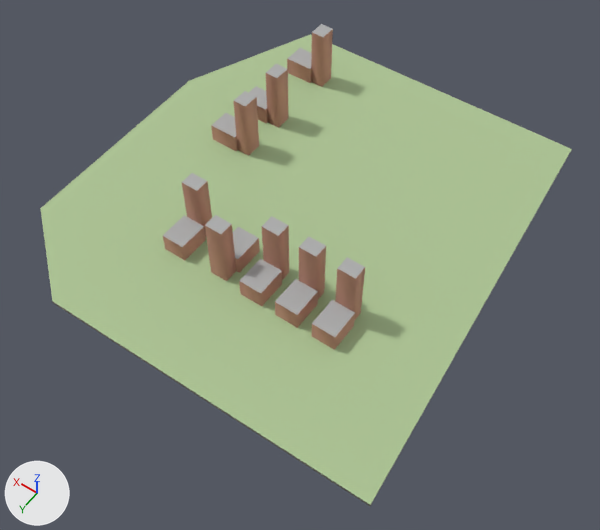
What one commit did to the glTF model godot_project/remake/sky/islands/SKY-040.lod2.glb.
The view is the same before and after, from a 50 mm camera at (-180.0, 258.0, 355.0) aimed at (-6.0, 14.0, -28.0). The lights are fixed; the arrows at lower left show +X, +Y and +Z. The older version comes first.

The scene before the commit, as lines of its bpy script (objects in view):
```python
me_buildings = bpy.data.meshes.new('buildings')
me_buildings.from_pydata(...)  # 128 vertices, 160 faces; spans x -64.0..81.0, y -108.0..66.0, z 0.0..39.0
me_buildings.materials.append(mat_sky_lod_bldg)
me_deck = bpy.data.meshes.new('deck')
me_deck.from_pydata(...)  # 7 vertices, 6 faces; spans x -122.0..129.0, y -137.0..127.0, z 0.0
me_deck.materials.append(mat_sky_deck)
me_rock = bpy.data.meshes.new('rock')
me_rock.from_pydata(...)  # 25 vertices, 42 faces; spans x -122.0..129.0, y -137.0..127.0, z -66.0..0.0
me_rock.materials.append(mat_sky_rock)
ob_buildings = bpy.data.objects.new('buildings', me_buildings)
ob_buildings.location = (0.0, 0.0, 0.0)
ob_deck = bpy.data.objects.new('deck', me_deck)
ob_deck.location = (0.0, 0.0, 0.0)
ob_rock = bpy.data.objects.new('rock', me_rock)
ob_rock.location = (0.0, 0.0, 0.0)
```
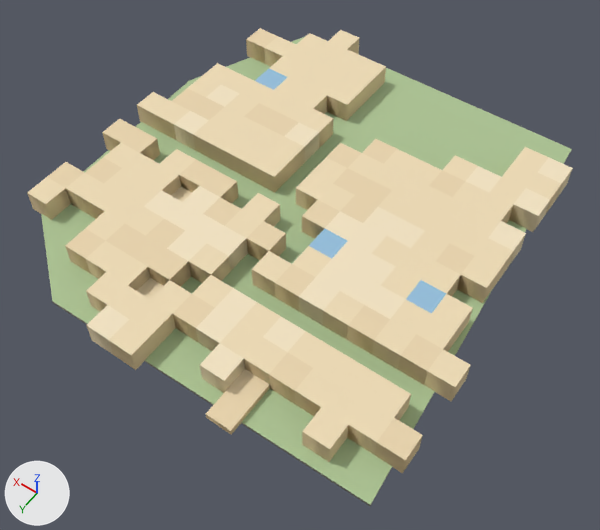
Boxes (x1, y1, x2, y2) around the edits, measured in the pictures (600 x 530 px):
'warren_hull', added (beige): after (27, 28, 573, 473)
'buildings', deleted: before (163, 24, 365, 350)
'deck', unchanged, covered by the edit: before (40, 34, 572, 505); after (41, 37, 572, 505)

What changed in the scene script:
```text
Add me_warren_hull:
    me_warren_hull.from_pydata(...)  # 434 vertices, 1010 faces; spans x -126.0..129.0, y -138.0..132.0, z 0.0..13.0
    me_warren_hull.materials.append(mat_sky_lod_bldg)
Remove ob_buildings:
    ob_buildings = bpy.data.objects.new('buildings', me_buildings)
    ob_buildings.location = (0.0, 0.0, 0.0)
Add ob_warren_hull:
    ob_warren_hull = bpy.data.objects.new('warren_hull', me_warren_hull)
    ob_warren_hull.location = (0.0, 0.0, 0.0)
```
